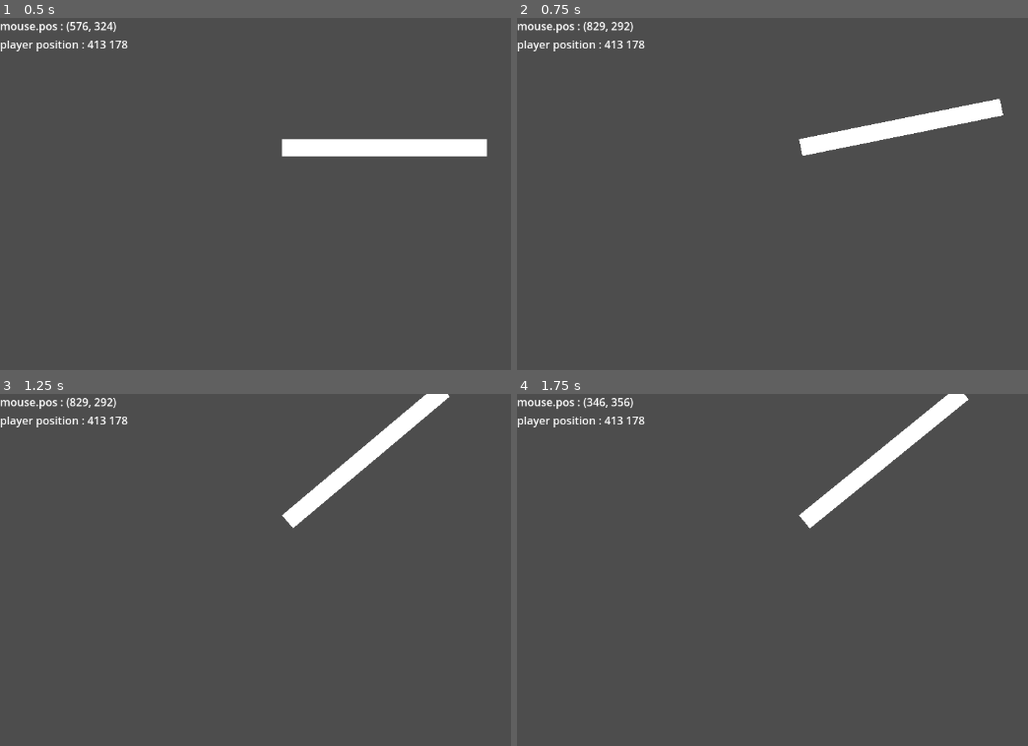
Above: before the commit, frames 1-4 (two rows, left to right).
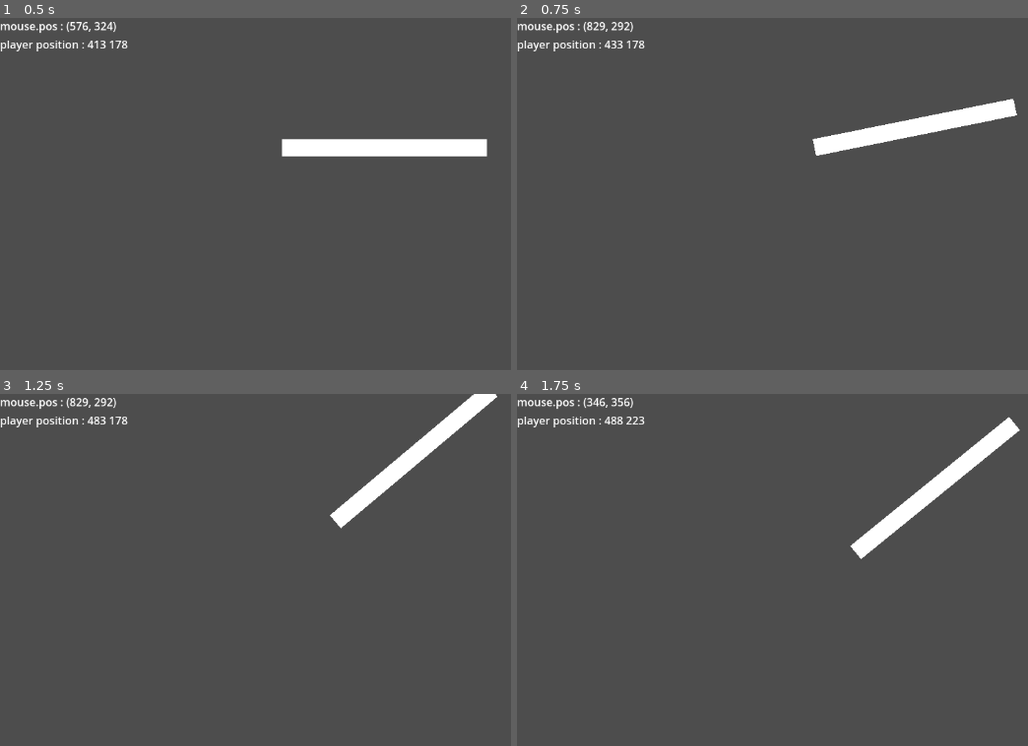
Above: after the commit, the same moments.

Repository: Nockiest/organization-game
Game: Godot game, scene res://scenes/gameLoop/gameLoop.tscn
Same seed, same stepped clock (60 frames per second), same inputs: the game is played once before the commit and once after it.
Inputs (mouse positions are in pixels of both pictures, inside the frame that each line leads up to):
- Up to frame 1 (0.5 s): no input
- Up to frame 2 (0.75 s): tap Enter at 0.5 s; move the mouse to (outside the picture) at 0.52 s; hold D (move_right) from 0.53 s (still down); hold Q (rotate_clockwise) from 0.53 s (still down)
- Up to frame 3 (1.25 s): keep holding D (move_right); keep holding Q (rotate_clockwise)
- Up to frame 4 (1.75 s): move the mouse to (752, 636) at 1.27 s; release D (move_right) at 1.28 s; release Q (rotate_clockwise) at 1.28 s; hold S (move_down) from 1.28 s (still down); tap E (rotate_counterclockwise) at 1.35 s

Frame 1 is identical in both runs. In frame 2, 1.0% of the frame differs, in the area x 18-98%, y 6-40%; in frame 3, 3.9%; in frame 4, 4.0%, in the area x 18-99%, y 0-47%.

Commit message:
keeping the player inside the grid

Diff:
--- a/entities/player/player.gd
+++ b/entities/player/player.gd
@@ -1,9 +1,12 @@
 extends Node2D
-
+@export var allowed_movement:Array = [Vector2(0,0), Vector2(200,200)]:
+	set(value):
+		$MkeyMovement.boundaries= value
+		return value
 
 # Called when the node enters the scene tree for the first time.
 func _ready() -> void:
-	pass # Replace with function body.
+	$MkeyMovement.boundaries= allowed_movement
 
 
 # Called every frame. 'delta' is the elapsed time since the previous frame.
--- a/entities/player/player.tscn
+++ b/entities/player/player.tscn
@@ -17,7 +17,7 @@
 offset_right = 300.0
 offset_bottom = 25.0
 
-[node name="MkeyMovement" parent="." node_paths=PackedStringArray("MovedObject") instance=ExtResource("2_r1p7u")]
+[node name="MkeyMovement" parent="." node_paths=PackedStringArray("MovedObject") groups=["entities", "players"] instance=ExtResource("2_r1p7u")]
 MovedObject = NodePath("..")
 
 [node name="Marker2D" type="Marker2D" parent="."]
--- /dev/null
+++ b/scenes/gameLoop/gameField.gd
@@ -0,0 +1,15 @@
+extends Area2D
+
+# Called when the node enters the scene tree for the first time.
+func _ready() -> void:
+	var position = global_position
+	var extents =$CollisionShape2D.shape.extents
+	print("Position:", position)
+	print("Extents:", extents)
+	print('x', [global_position,Vector2(extents.x*2, extents.y*2) ])
+	$Objects/player.allowed_movement[0] =  global_position
+	$Objects/player.allowed_movement[1] =  Vector2(extents.x*2, extents.y*2)
+
+# Called every frame. 'delta' is the elapsed time since the previous frame.
+func _process(delta: float) -> void:
+	pass
--- a/scenes/gameLoop/gameLoop.gd
+++ b/scenes/gameLoop/gameLoop.gd
@@ -7,3 +7,12 @@
 
 func _ready() -> void:
 	$Mdebug.track_value('player position',trackPlayerPos  )
+
+func _on_game_field_area_entered(area: Area2D) -> void:
+	print('area entered')
+	for movement in get_tree().get_nodes_in_group('keyMovement'):
+		movement.abort_movement()
+
+
+func _on_game_field_area_exited(area: Area2D) -> void:
+	print('area exited')
--- a/scenes/gameLoop/gameLoop.tscn
+++ b/scenes/gameLoop/gameLoop.tscn
@@ -1,21 +1,23 @@
-[gd_scene load_steps=5 format=3 uid="uid://c4uol2mdufmg8"]
+[gd_scene load_steps=6 format=3 uid="uid://c4uol2mdufmg8"]
 
 [ext_resource type="PackedScene" uid="uid://drd2hcnv5p3p3" path="res://entities/player/player.tscn" id="1_6lpk6"]
 [ext_resource type="Script" path="res://scenes/gameLoop/gameLoop.gd" id="1_il73n"]
+[ext_resource type="Script" path="res://scenes/gameLoop/gameField.gd" id="2_mf3po"]
 [ext_resource type="PackedScene" uid="uid://bv86bhlhtfqvf" path="res://shared/modules/Mdebug/Mdebug.tscn" id="2_rxvj2"]
 
-[sub_resource type="RectangleShape2D" id="RectangleShape2D_rokfd"]
-size = Vector2(731, 645.5)
+[sub_resource type="RectangleShape2D" id="RectangleShape2D_wecsy"]
+size = Vector2(658, 646)
 
 [node name="gameLoop" type="Node2D"]
 script = ExtResource("1_il73n")
 
 [node name="gameField" type="Area2D" parent="."]
 position = Vector2(195, 0)
+script = ExtResource("2_mf3po")
 
 [node name="CollisionShape2D" type="CollisionShape2D" parent="gameField"]
-position = Vector2(363.5, 324)
-shape = SubResource("RectangleShape2D_rokfd")
+position = Vector2(330, 323)
+shape = SubResource("RectangleShape2D_wecsy")
 
 [node name="Objects" type="Node" parent="gameField"]
 
@@ -23,3 +25,6 @@
 position = Vector2(413, 178)
 
 [node name="Mdebug" parent="." instance=ExtResource("2_rxvj2")]
+
+[connection signal="area_entered" from="gameField" to="." method="_on_game_field_area_entered"]
+[connection signal="area_exited" from="gameField" to="." method="_on_game_field_area_exited"]
--- a/shared/debug-window/debug-window.gd
+++ /dev/null
@@ -1,19 +0,0 @@
-extends CanvasLayer
-
-func _ready() -> void:
-	set_labels_to_black(self)
-
-func set_labels_to_black(node):
-	# Check if the node is a Label
-	if node is Label:
-		node.modulate = Color("black") # Set the label's color to black
-
-	# Recursively call this function for all children of the node
-	for child in node.get_children():
-		set_labels_to_black(child)
-
-func _process(_delta: float) -> void:
-	$VBoxContainer/MousePosition.text = 'X:' + str( get_parent().get_global_mouse_position().x ) + ' Y:' + str(  get_parent().get_global_mouse_position().y )
-	$VBoxContainer/GridPosition.text = 'X:' + str( Globals.hovered_tile_coors.x ) + ' Y:' + str(  Globals.hovered_tile_coors.y )
-	$VBoxContainer/SelectedTileCoors.text = 'X:' + str( round(Globals.selected_tile_coors.x) ) + ' Y:' + str(  round(Globals.selected_tile_coors.y) )
-	$VBoxContainer/SelectedEntity.text =str( Globals.selected_entity)
--- a/shared/debug-window/debug-window.tscn
+++ /dev/null
@@ -1,30 +0,0 @@
-[gd_scene load_steps=2 format=3 uid="uid://7i2s2qp0nlea"]
-
-[ext_resource type="Script" path="res://shared/debug-window/debug-window.gd" id="1_ytlis"]
-
-[node name="DebugWindow" type="CanvasLayer"]
-script = ExtResource("1_ytlis")
-
-[node name="ColorRect" type="ColorRect" parent="."]
-custom_minimum_size = Vector2(100, 100)
-offset_right = 50.0
-offset_bottom = 100.0
-color = Color(1, 1, 1, 0.443137)
-
-[node name="VBoxContainer" type="VBoxContainer" parent="."]
-offset_right = 40.0
-offset_bottom = 40.0
-
-[node name="SelectedTileCoors" type="Label" parent="VBoxContainer"]
-layout_mode = 2
-
-[node name="GridPosition" type="Label" parent="VBoxContainer"]
-layout_mode = 2
-theme_override_colors/font_color = Color(0, 0, 0, 1)
-
-[node name="MousePosition" type="Label" parent="VBoxContainer"]
-layout_mode = 2
-theme_override_colors/font_color = Color(0, 0, 0, 1)
-
-[node name="SelectedEntity" type="Label" parent="VBoxContainer"]
-layout_mode = 2
--- a/shared/globals/globals.gd
+++ /dev/null
@@ -1,19 +0,0 @@
-extends Node
-
-const tile_scene: PackedScene = preload("res://scenes/tile/tile.tscn")
-const entity_scene: PackedScene = preload("res://scenes/entity/entity.tscn")
-
-var tile_size: Vector2i = Vector2(64,64)
-var grid_size: Vector2i = Vector2(10,10)
-var grid_gap: Vector2i = Vector2(10,10)
-
-var hovered_tile_coors:Vector2i= Vector2(-1,-1)
-var selected_tile_coors:Vector2i= Vector2(-1,-1)
-var selected_entity: Entity:
-	set(value):
-		if value == selected_entity:
-			print("They are the same. Resetting to null.")
-			selected_entity = null
-		else:
-			print("Changing selected entity from ", selected_entity, " to ", value)
-			selected_entity = value
--- a/shared/modules/Mdebug/Mdebug.gd
+++ b/shared/modules/Mdebug/Mdebug.gd
@@ -29,7 +29,7 @@
 	# Get the VBoxContainer node
 	var vbox_container = $VBoxContainer
 	# Update the text of each label with the tracked value
-	print( debug_label_setter_values)
+
 	for i in len(debug_label_setter_values) :
 		var fc  = debug_label_setter_values[i]
 		var value = fc.call()
--- a/shared/modules/MkeyMovement/MkeyMovement.gd
+++ b/shared/modules/MkeyMovement/MkeyMovement.gd
@@ -1,3 +1,4 @@
+class_name KeyMovement
 extends Node
 
 @export var MovedObject: Node2D
@@ -6,6 +7,7 @@
 
 # Define the boundaries array with the screen size
 @export var boundaries: Array = [Vector2(0, 0), Vector2(1000, 1000)]
+@onready var prev_position = MovedObject.position
 
 func _process(delta: float) -> void:
 	# Get the input vector based on WASD keys
@@ -27,7 +29,10 @@
 
 	# Calculate the new position
 	var new_position = MovedObject.global_position + motion
+#	print(clamp(boundaries[0][0], new_position.x, boundaries[1][0]),clamp(boundaries[0][1], new_position.y, boundaries[1][1]))
+	MovedObject.position  = Vector2(clamp(boundaries[0][0], new_position.x, boundaries[1][0]),clamp(boundaries[0][1], new_position.y, boundaries[1][1]))
 
+	prev_position = MovedObject.position
 	# Check if the new position exceeds the boundaries using collision detection
 #	var collision = MovedObject.move_and_collide(motion)
 #	if collision:
@@ -40,3 +45,6 @@
 		MovedObject.rotate(-rotation_speed * delta)
 	if Input.is_action_pressed("rotate_counterclockwise"):
 		MovedObject.rotate(rotation_speed * delta)
+
+func abort_movement():
+	MovedObject.position = prev_position
--- a/shared/modules/MkeyMovement/MkeyMovement.tscn
+++ b/shared/modules/MkeyMovement/MkeyMovement.tscn
@@ -2,5 +2,5 @@
 
 [ext_resource type="Script" path="res://shared/modules/MkeyMovement/MkeyMovement.gd" id="1_wwivy"]
 
-[node name="MkeyMovement" type="Node"]
+[node name="MkeyMovement" type="Node" groups=["keyMovement", "movement"]]
 script = ExtResource("1_wwivy")
